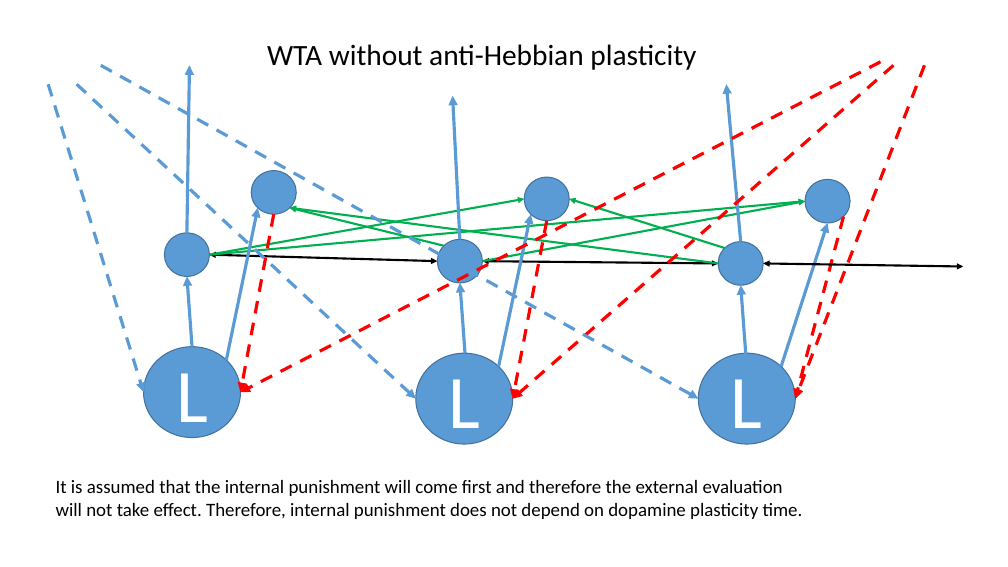
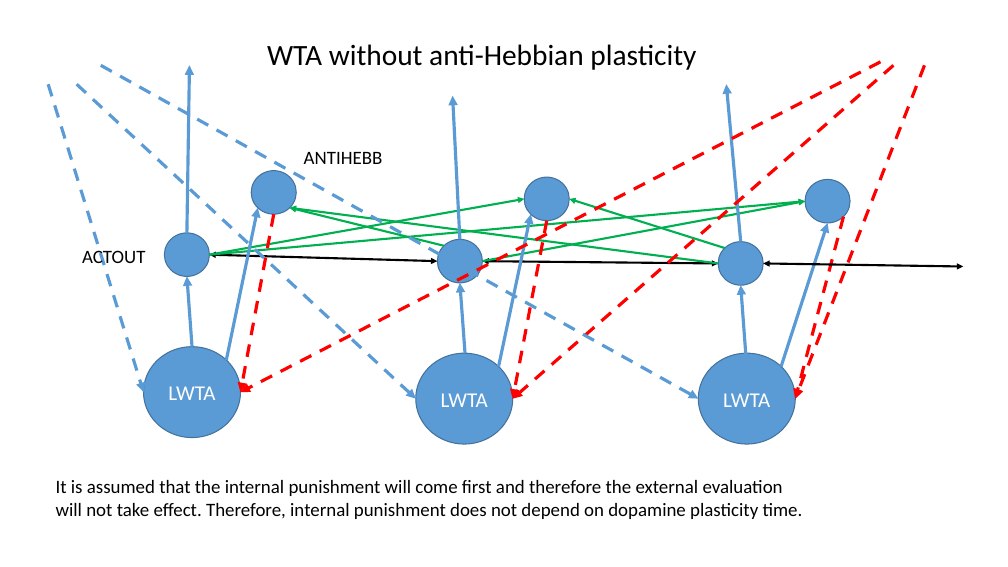
Before and after one commit to MikeKis/DyALA, a slide deck: slide 2 of dy.pptx. Drawn at 1008x567 pixels with LibreOffice and Linux fonts; fonts in the diff are those of the drawing. Boxes give left, top, right and bottom in pixels: in the first picture for what was removed or moved away, otherwise in the second. Text is boxed around its words. In the diff, an @@ line names an element or a change of style, - is before the commit and + after.

```diff
--- a/dy.pptx
+++ b/dy.pptx
@@ text added at (x1=304, y1=152, x2=383, y2=164), 18 pt, text #000000 @@
+ANTIHEBB
@@ text added at (x1=82, y1=250, x2=145, y2=266), 18 pt, text #000000 @@
+ACTOUT
@@ text in ellipse at (x1=168, y1=386, x2=215, y2=400): text changed; size 72 to 20 pt @@
-L
+LWTA
@@ text in ellipse at (x1=441, y1=393, x2=488, y2=407): text changed; size 72 to 20 pt @@
-L
+LWTA
@@ text in ellipse at (x1=723, y1=393, x2=770, y2=407): text changed; size 72 to 20 pt @@
-L
+LWTA
```
Also in this commit, not shown: 1 other slide changed, 2 slides added, 4 other files.
